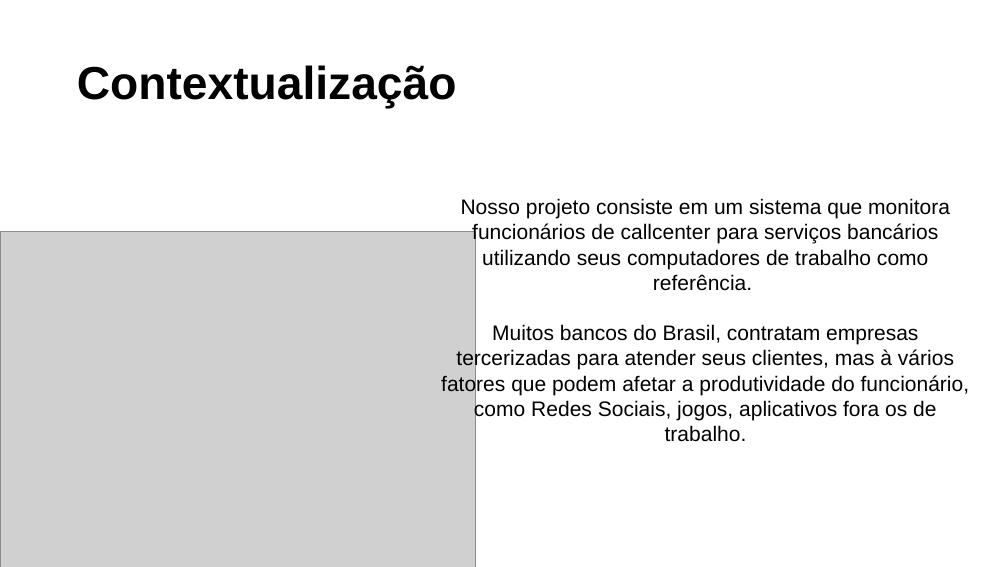
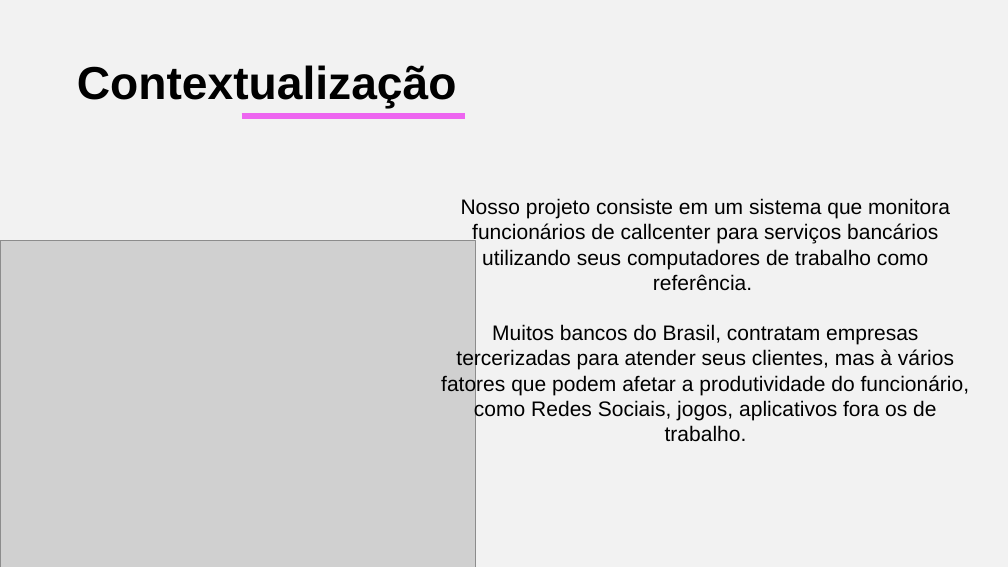
Before and after one commit to BandTec/2ADSA-2021-1-Grupo-01, a slide deck: slide 3 of Apresentação - Prepta.pptx (slide 2 before the commit). Drawn at 1008x567 pixels with LibreOffice and Linux fonts; fonts in the diff are those of the drawing; grey boxes stand for pictures. Boxes give left, top, right and bottom in pixels: in the first picture for what was removed or moved away, otherwise in the second. Text is boxed around its words. In the diff, an @@ line names an element or a change of style, - is before the commit and + after.

```diff
--- a/Apresentação - Prepta.pptx
+++ b/Apresentação - Prepta.pptx
@@ background #FFFFFF to #F2F2F2 @@
@@ line added from (242, 116) to (465, 116), #ED65F0 6 pt @@
@@ picture: place and size @@
-picture at (0,231,476,567)
+picture at (0,240,476,567)
```
Also in this commit, not shown: 6 other slides changed, 9 slides added, 9 slides removed, 1 other file.
